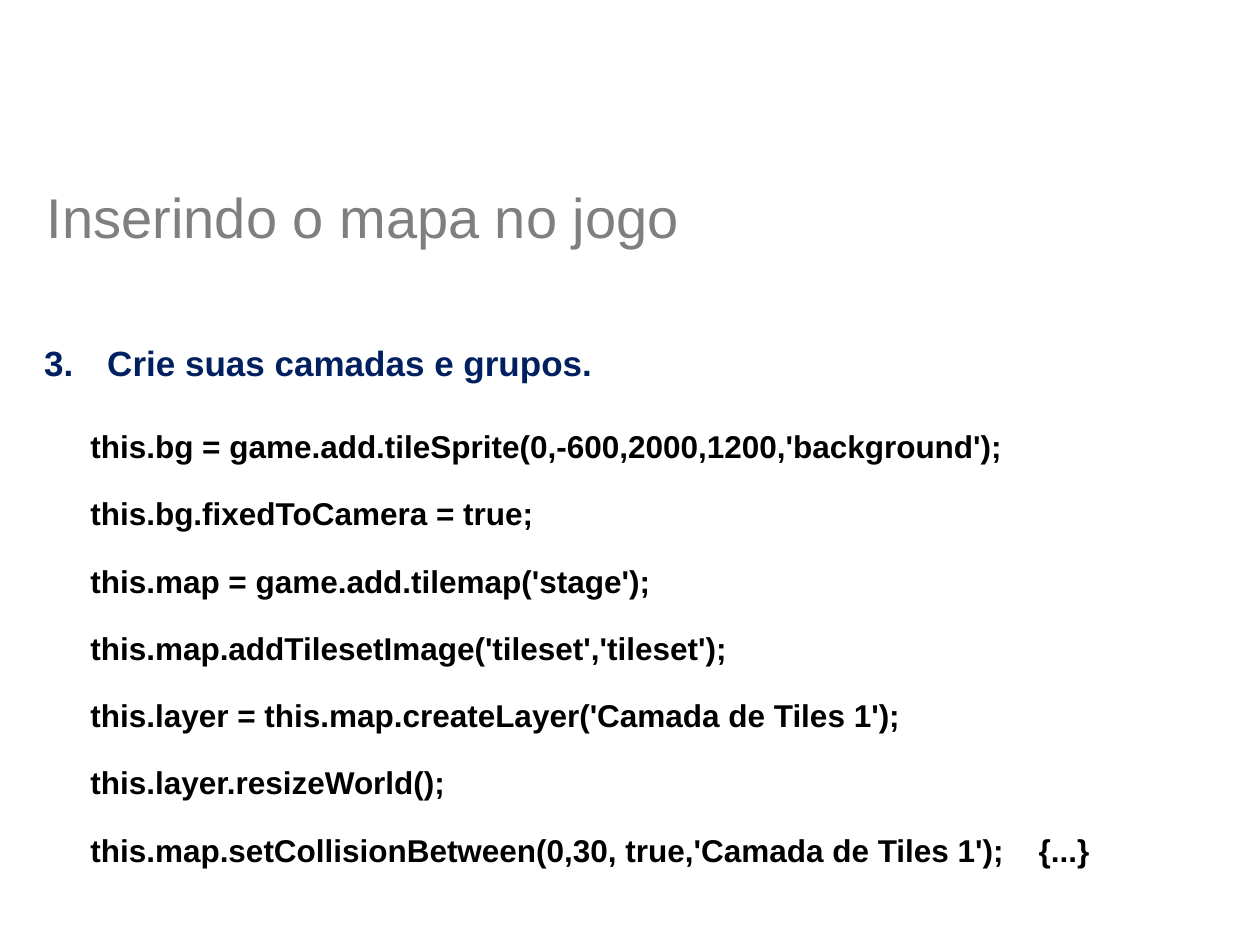
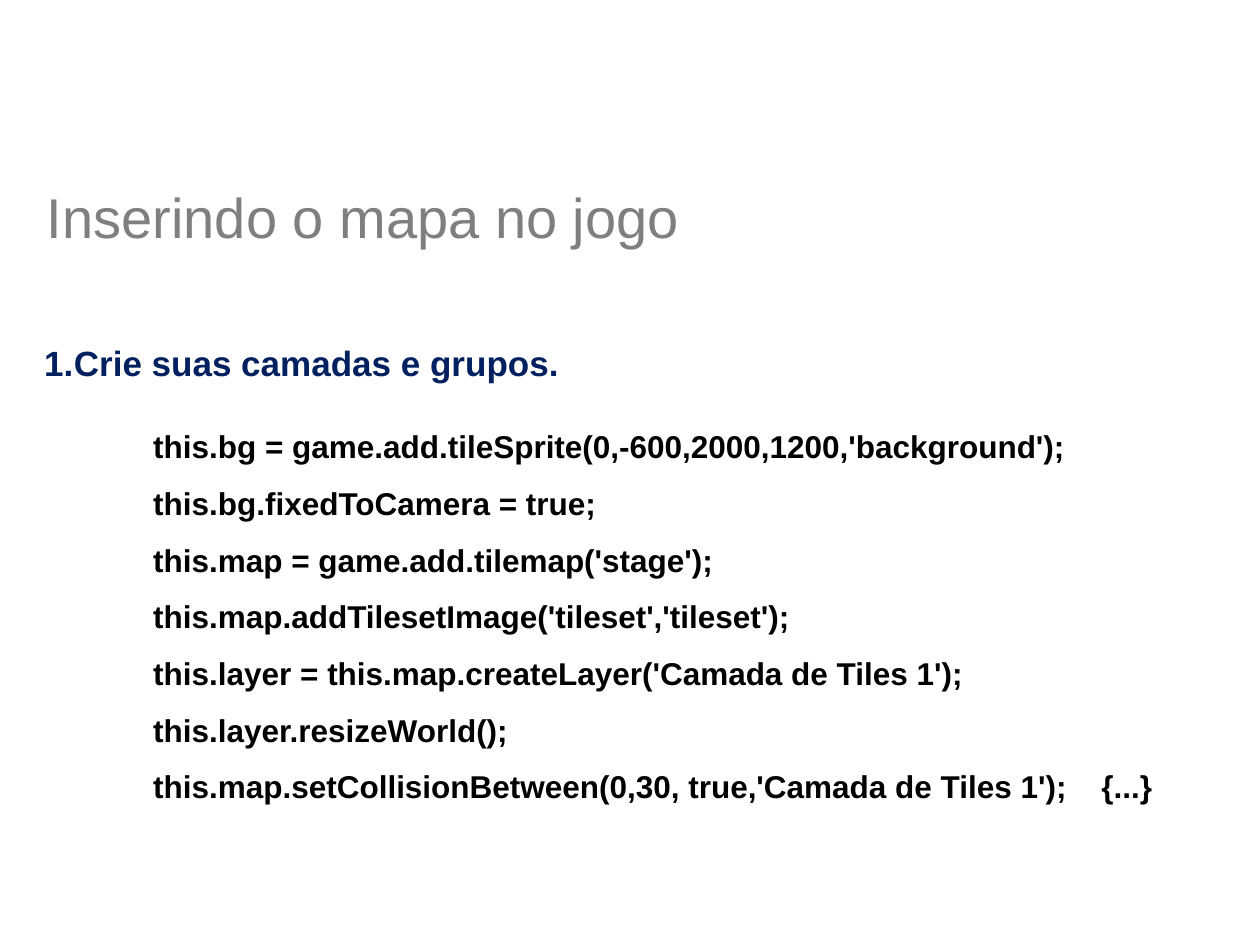
Before and after one commit to jucimarjr/html5games, a slide deck: slide 24 of phaser/tutorial - Tiled Map/Aula TiledMap.pptx. Drawn at 1260x945 pixels with LibreOffice and Linux fonts; fonts in the diff are those of the drawing; background and template pictures are left out. Boxes give left, top, right and bottom in pixels: in the first picture for what was removed or moved away, otherwise in the second. Text is boxed around its words. In the diff, an @@ line names an element or a change of style, - is before the commit and + after.

```diff
--- a/phaser/tutorial - Tiled Map/Aula TiledMap.pptx
+++ b/phaser/tutorial - Tiled Map/Aula TiledMap.pptx
@@ text "Crie suas camadas e grupos." at <box>44,350,558,383</box>: indent changed; less space between paragraphs @@
@@ text "this.bg = game.add.tileSprite(0,-600,2000,1200,'background') ..." at <box>153,435,1067,804</box>: indent changed; less space between paragraphs @@
```
Also in this commit, not shown: 26 other slides changed, 1 other file.
